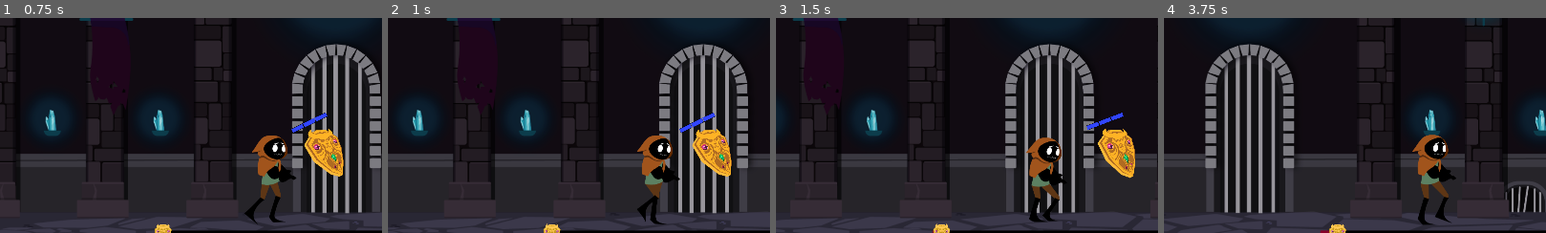
Above: before the commit, frames 1-4 (left to right).
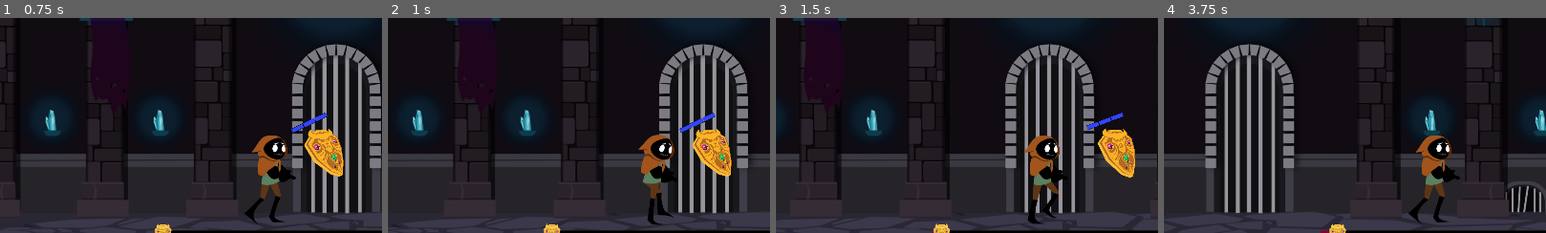
Above: after the commit, the same moments.

Repository: Cookie-Tin-Studios/Heroes-Shield
Game: Godot game, scene res://scenes/menu/main_menu.tscn
Two runs of this game, one before a commit and one after it. Both use one fixed random seed, a clock stepped at 60 frames per second and the inputs below.
Inputs (mouse positions are % of the whole screen's width and height, from its top left):
- Up to frame 1 (0.75 s): click "New Game" at 0.5 s
- Up to frame 2 (1 s): no input
- Up to frame 3 (1.5 s): move the mouse to (72, 45) at 1.27 s; hold Right (ui_right) from 1.28 s (still down); click (72, 45) at 1.35 s
- Up to frame 4 (3.75 s): move the mouse to (30, 55) at 2.02 s; release Right (ui_right) at 2.03 s; hold Down (ui_down) 2.03-2.78 s; tap Space (shield_dash) at 2.1, 3.6 s; move the mouse to (60, 28) at 2.77 s; hold Right (ui_right) 2.78-3.53 s; click (60, 28) at 2.85 s; move the mouse to (45, 70) at 3.52 s; hold Up (ui_up) from 3.53 s (still down)
The pictures show only the part of the screen within x 8-58%, y 42-92%; the shares and areas given below are measured in that part.

Frame 1 is identical in both runs. In frame 2, 1.0% of the frame differs, in the area x 65-77%, y 54-97%; in frame 3, 1.2%; in frame 4, 1.7%, in the area x 64-78%, y 54-96%.

Commit message:
Remove melee mob

Diff:
--- a/scenes/idiot_hero.tscn
+++ b/scenes/idiot_hero.tscn
@@ -8,7 +8,6 @@
 [ext_resource type="Texture2D" uid="uid://bc4mr1rw0oty6" path="res://assets/sprites/idiot_hero/step_5.svg" id="6_k3r5c"]
 [ext_resource type="Texture2D" uid="uid://cuxpmpqqtg26i" path="res://assets/sprites/idiot_hero/step_6.svg" id="7_4pxuy"]
 [ext_resource type="Texture2D" uid="uid://cboqvxxfkkk1b" path="res://assets/sprites/idiot_hero/step_7.svg" id="8_7dulj"]
-[ext_resource type="Texture2D" uid="uid://bfi1ralp566bi" path="res://assets/sprites/idiot_hero/step_8.svg" id="9_ln4qy"]
 
 [sub_resource type="SpriteFrames" id="SpriteFrames_ar3yn"]
 animations = [{
@@ -33,13 +32,10 @@
 }, {
 "duration": 1.0,
 "texture": ExtResource("8_7dulj")
-}, {
-"duration": 1.0,
-"texture": ExtResource("9_ln4qy")
 }],
 "loop": true,
 "name": &"idle",
-"speed": 5.0
+"speed": 7.0
 }]
 
 [sub_resource type="RectangleShape2D" id="RectangleShape2D_74d3d"]
--- a/scenes/mob_melee.tscn
+++ /dev/null
@@ -1,103 +0,0 @@
-[gd_scene load_steps=15 format=3 uid="uid://c83aygw678um0"]
-
-[ext_resource type="PackedScene" uid="uid://ca3rytbyuxw8h" path="res://scenes/mob_base.tscn" id="1_0eyf7"]
-[ext_resource type="Script" path="res://scripts/mobs/mob_melee.gd" id="2_lds8s"]
-
-[sub_resource type="CompressedTexture2D" id="CompressedTexture2D_we0y3"]
-
-[sub_resource type="CompressedTexture2D" id="CompressedTexture2D_ga4t0"]
-
-[sub_resource type="CompressedTexture2D" id="CompressedTexture2D_e5474"]
-
-[sub_resource type="CompressedTexture2D" id="CompressedTexture2D_22t3v"]
-
-[sub_resource type="CompressedTexture2D" id="CompressedTexture2D_jxcd3"]
-
-[sub_resource type="CompressedTexture2D" id="CompressedTexture2D_1v0ee"]
-
-[sub_resource type="CompressedTexture2D" id="CompressedTexture2D_i0eyt"]
-
-[sub_resource type="CompressedTexture2D" id="CompressedTexture2D_0ni06"]
-
-[sub_resource type="CompressedTexture2D" id="CompressedTexture2D_tljf3"]
-
-[sub_resource type="SpriteFrames" id="SpriteFrames_ns1xs"]
-animations = [{
-"frames": [{
-"duration": 1.0,
-"texture": SubResource("CompressedTexture2D_we0y3")
-}, {
-"duration": 1.0,
-"texture": SubResource("CompressedTexture2D_ga4t0")
-}, {
-"duration": 1.0,
-"texture": SubResource("CompressedTexture2D_e5474")
-}, {
-"duration": 1.0,
-"texture": SubResource("CompressedTexture2D_22t3v")
-}],
-"loop": true,
-"name": &"attack",
-"speed": 5.0
-}, {
-"frames": [{
-"duration": 1.0,
-"texture": SubResource("CompressedTexture2D_jxcd3")
-}, {
-"duration": 1.0,
-"texture": SubResource("CompressedTexture2D_1v0ee")
-}, {
-"duration": 1.0,
-"texture": SubResource("CompressedTexture2D_i0eyt")
-}, {
-"duration": 1.0,
-"texture": SubResource("CompressedTexture2D_0ni06")
-}, {
-"duration": 1.0,
-"texture": SubResource("CompressedTexture2D_tljf3")
-}, {
-"duration": 1.0,
-"texture": SubResource("CompressedTexture2D_we0y3")
-}],
-"loop": true,
-"name": &"walk",
-"speed": 4.0
-}]
-
-[sub_resource type="RectangleShape2D" id="RectangleShape2D_gxrgf"]
-size = Vector2(259.5, 278.25)
-
-[sub_resource type="CapsuleShape2D" id="CapsuleShape2D_bk8i5"]
-radius = 46.0
-height = 162.0
-
-[node name="Mob_base" groups=["mobs"] instance=ExtResource("1_0eyf7")]
-script = ExtResource("2_lds8s")
-chase_speed = 250.0
-shield_range = 500.0
-melee_range = 100.0
-attack_damage = 1
-attack_cooldown = 1.0
-
-[node name="AnimatedSprite2D" type="AnimatedSprite2D" parent="." index="0"]
-position = Vector2(0.99968, 5.00031)
-scale = Vector2(2.35937, 2.51563)
-sprite_frames = SubResource("SpriteFrames_ns1xs")
-animation = &"attack"
-
-[node name="mob_hitbox" type="CollisionShape2D" parent="." index="1"]
-light_mask = 4
-visibility_layer = 4
-position = Vector2(1.74968, -0.87468)
-shape = SubResource("RectangleShape2D_gxrgf")
-disabled = true
-
-[node name="mob_attackbox" type="CollisionShape2D" parent="." index="2"]
-position = Vector2(-97.0003, -31.9997)
-shape = SubResource("CapsuleShape2D_bk8i5")
-
-[node name="TextureProgressBar" parent="Node2D" index="0"]
-offset_left = -95.0
-offset_top = -159.0
-offset_right = 105.0
-offset_bottom = -119.0
--- a/scripts/mobs/mob_melee.gd
+++ /dev/null
@@ -1,133 +0,0 @@
-extends "res://scripts/mobs/mob_base.gd"
-
-@onready var global_tick = get_node("/root/Tick")  # For attack cooldowns
-@onready var attackbox = $mob_attackbox  # Area2D for detecting attack range
-@onready var animated_sprite = $AnimatedSprite2D  # Reference to the AnimatedSprite2D node
-
-@export var chase_speed: float = 250.0
-@export var shield_range: float = 500.0  # Distance to prioritize the shield
-@export var melee_range: float = 1.0  # Attack range (update if needed)
-@export var attack_damage: int = 1  # Damage dealt per attack
-@export var attack_cooldown: float = 1.0  # Time between attacks
-
-var current_state: String = "CHASE"
-var target: Node2D = null  # The current target (hero or shield)
-var shield: Node2D = null  # The shield node
-var last_attack_time: float = 0.0  # Tracks time of the last attack
-var is_attacking: bool = false  # Prevents overlapping attacks
-
-func _ready() -> void:
-	super._ready()
-	_update_target_priority()
-
-	# Connect signals
-	if attackbox:
-		attackbox.connect("body_entered", Callable(self, "_on_attackbox_body_entered"))
-	else:
-		print("Warning: mob_attackbox not found!")
-
-func _physics_process(delta: float) -> void:
-	super._physics_process(delta)
-
-	if not is_instance_valid(target):
-		_update_target_priority()
-		return
-
-	# Calculate distances to target and shield
-	var distance_to_target = global_position.distance_to(target.global_position) if is_instance_valid(target) else INF
-	var distance_to_shield = global_position.distance_to(shield.global_position) if is_instance_valid(shield) else INF
-
-	# Determine if the shield is between the mob and the hero
-	var shield_in_path = is_shield_in_path()
-
-	# State transitions
-	if is_instance_valid(shield) and shield_in_path and distance_to_shield <= shield_range:
-		current_state = "ENGAGE_SHIELD"
-	elif distance_to_target <= melee_range:
-		current_state = "ENGAGE_TARGET"
-	else:
-		current_state = "CHASE"
-
-	# Handle states
-	match current_state:
-		"CHASE":
-			if is_instance_valid(target):
-				_move_toward(target.global_position, delta)
-
-		"ENGAGE_TARGET":
-			if is_instance_valid(target):
-				perform_attack(target)
-
-		"ENGAGE_SHIELD":
-			if is_instance_valid(shield):
-				perform_attack(shield)
-
-func _move_toward(point: Vector2, delta: float) -> void:
-	if is_attacking:
-		return  # Don't move while attacking
-
-	var direction = (point - global_position).normalized()
-	position += direction * chase_speed * delta
-
-	# Play the walking animation
-	if animated_sprite and not is_attacking:
-		animated_sprite.play("walk")  # Ensure "walk" is the walking animation's name
-
-func perform_attack(victim: Node) -> void:
-	if is_attacking or Time.get_ticks_msec() - last_attack_time < attack_cooldown * 1000:
-		return  # Prevent multiple attacks at once or if cooldown is active
-
-	is_attacking = true
-	last_attack_time = Time.get_ticks_msec()
-
-	# Play the attack animation
-	if animated_sprite:
-		animated_sprite.play("attack")  # Ensure "attack" is the attack animation's name
-
-	# Schedule the damage application at the end of the animation
-	await attack_animation_delay()  # Wait for the animation to finish
-	_deal_damage(victim)
-
-	# Reset state after attack
-	is_attacking = false
-	if animated_sprite:
-		animated_sprite.play("walk")  # Return to walking animation
-
-func attack_animation_delay() -> void:
-	# Simulate the attack animation duration; adjust as needed
-	await get_tree().create_timer(0.5).timeout  # Replace 0.5 with your actual animation duration
-
-func _deal_damage(victim: Node) -> void:
-	if victim and victim.has_method("take_damage"):
-		victim.take_damage(attack_damage)
-		print("Attacked ", victim.name, " for ", attack_damage, " damage!")
-	else:
-		print("No 'take_damage()' method found on: ", victim)
-
-func _on_attackbox_body_entered(body: Node) -> void:
-	if body == target or body == shield:
-		perform_attack(body)
-
-func _update_target_priority() -> void:
-	# Try to set the shield as the first priority
-	shield = get_tree().get_current_scene().get_node_or_null("Shield")
-	if is_instance_valid(shield):
-		print("Shield detected!")
-
-	# Default to the hero (Idiot) if no shield is valid
-	target = get_tree().get_current_scene().get_node_or_null("Idiot_hero")
-	if is_instance_valid(target):
-		print("Targeting Idiot_hero!")
-	else:
-		print("No valid target found!")
-
-func is_shield_in_path() -> bool:
-	# Check if the shield is between the mob and the hero
-	if not is_instance_valid(shield) or not is_instance_valid(target):
-		return false
-
-	var mob_to_target = target.global_position - global_position
-	var mob_to_shield = shield.global_position - global_position
-
-	# Check if the shield is closer than the target and along the same path
-	return mob_to_shield.length() < mob_to_target.length() and mob_to_shield.normalized().dot(mob_to_target.normalized()) > 0.9
Binary file removed: assets/sprites/HIM.png
Not shown, removed: assets/sprites/HIM.png.import
Binary file removed: assets/sprites/placeholder_idiot_walk_1.png
Not shown, removed: assets/sprites/placeholder_idiot_walk_1.png.import
Binary file removed: assets/sprites/placeholder_idiot_walk_2.png
Not shown, removed: assets/sprites/placeholder_idiot_walk_2.png.import
Not shown: 1 places in scenes/idiot_hero.tscn that only renumber resources
